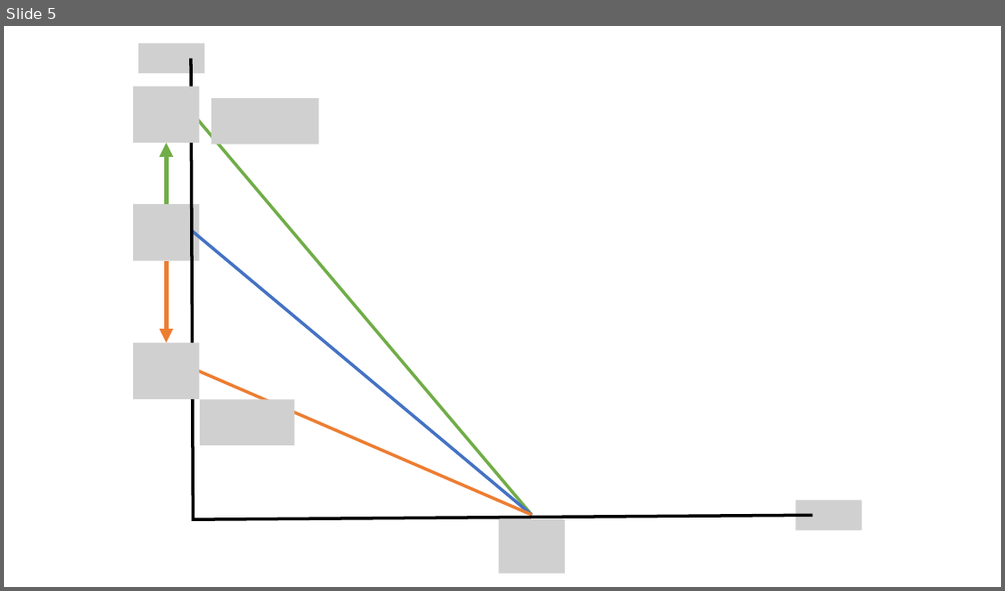
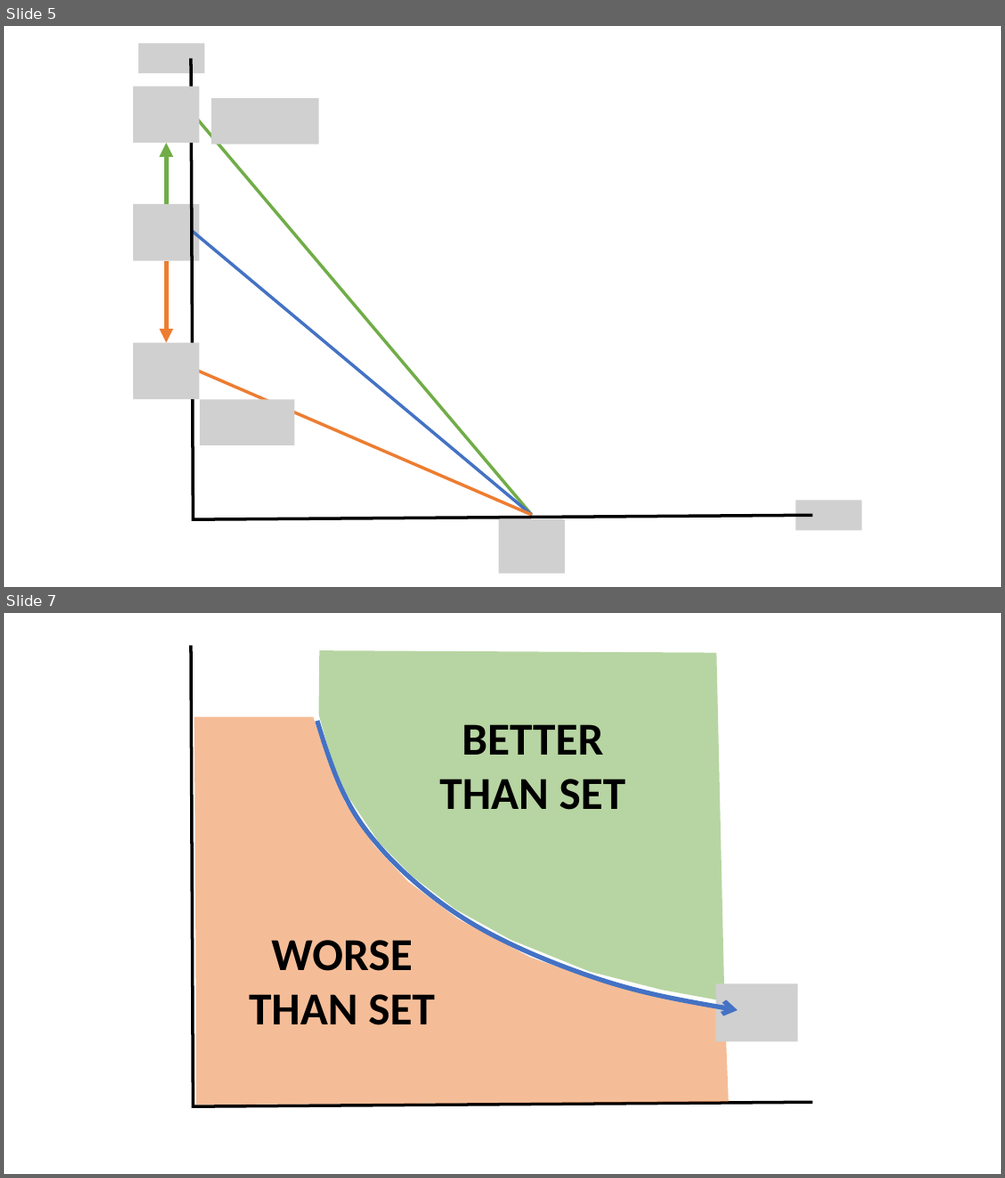
Before and after one commit to jrojas1003/EC-311, a slide deck: Slides/graph-maker.pptx. Shown one above the other, each under a label of ours: slide 5 before the commit, slides 5 and 7 after it; the slides between them are not shown. The pictures are 1005x591 and 1005x1178 pixels, drawn with LibreOffice and Linux fonts; fonts in the diff are those of the drawing; grey boxes stand for pictures. Boxes give left, top, right and bottom in pixels: in the first picture for what was removed or moved away, otherwise in the second. Text is boxed around its words. In the diff, an @@ line names an element or a change of style, - is before the commit and + after.

```diff
--- a/Slides/graph-maker.pptx
+++ b/Slides/graph-maker.pptx
@@ slide 7 added at box(4, 613, 1001, 1174), background #FFFFFF @@
@@ freeform shape added at box(191, 645, 812, 1107), outline #000000 3 pt @@
@@ freeform shape added at box(319, 650, 725, 1001), fill #70AD47 at 50% opacity @@
@@ freeform shape added at box(194, 717, 728, 1104), fill #ED7D31 at 50% opacity @@
@@ freeform shape added at box(294, 721, 760, 1011), outline #4472C4 4.5 pt @@
@@ text added at box(439, 724, 626, 810), 44 pt, text #000000, bold @@
+BETTER THAN SET
@@ text added at box(249, 940, 435, 1025), 44 pt, text #000000, bold @@
+WORSE THAN SET
@@ picture added at box(716, 984, 798, 1041) @@
```
Also in this commit, not shown: 5 other slides added.
